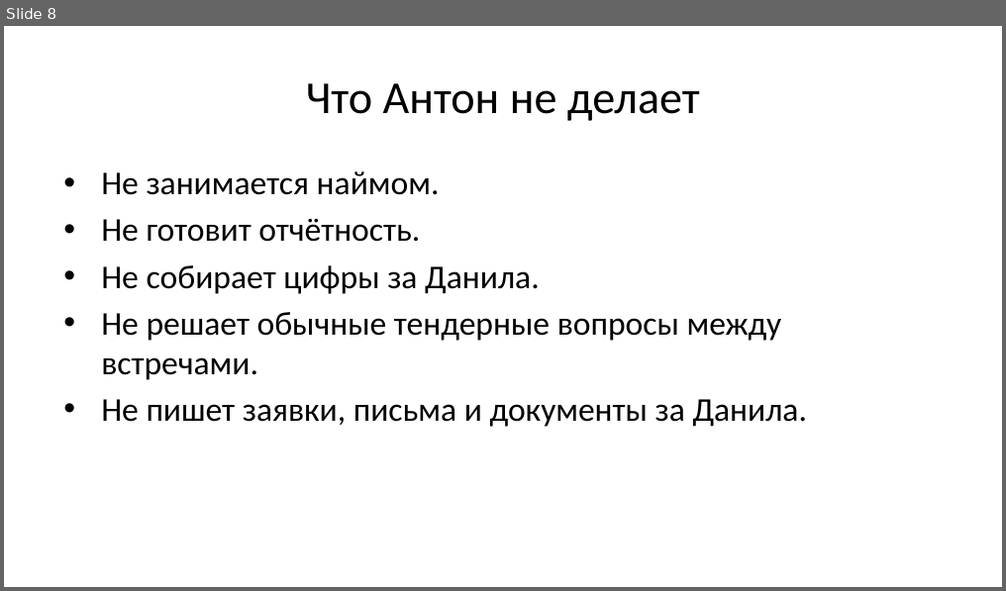
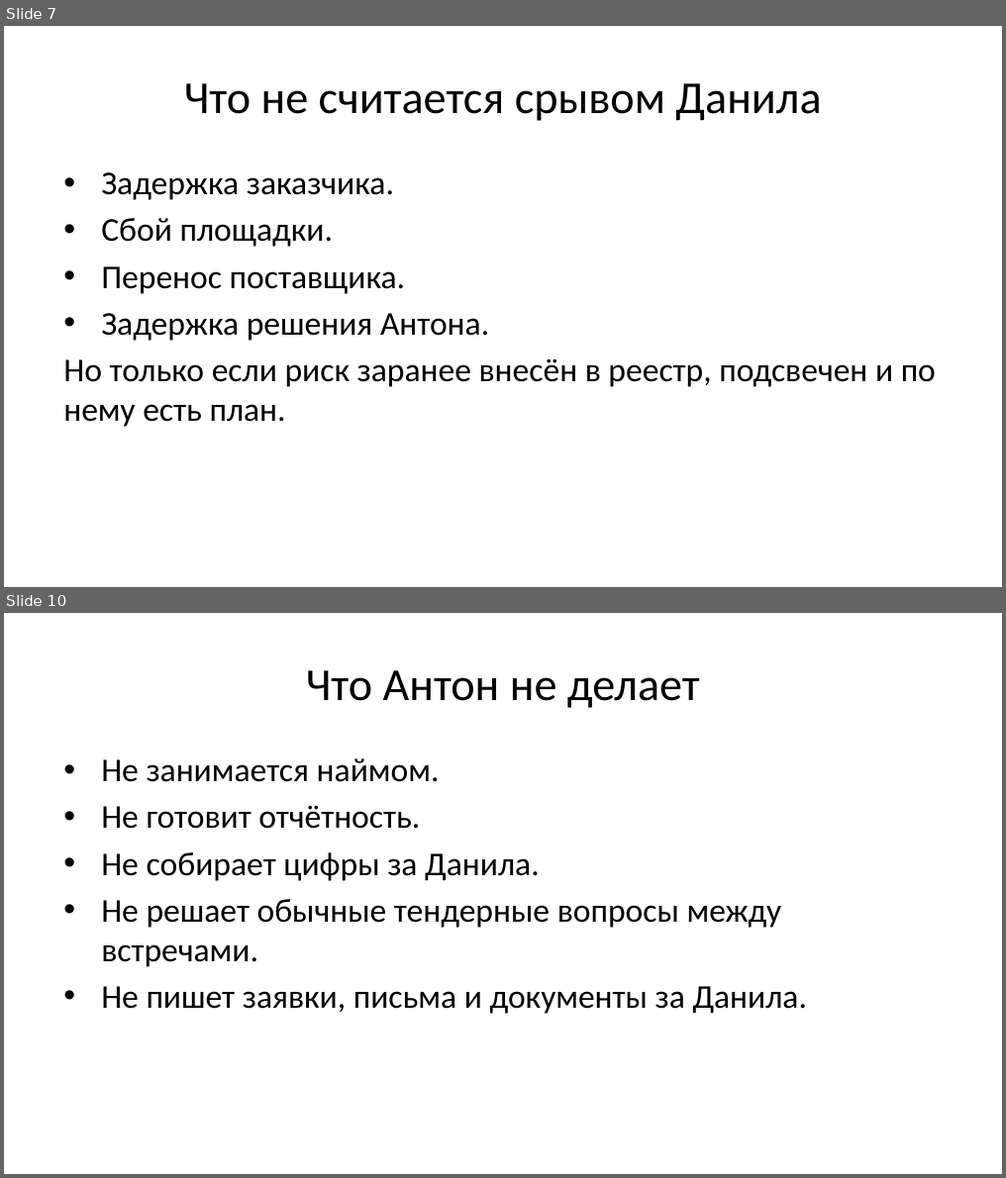
Before and after one commit to instrumentburg-sudo/danil-roadmap, a slide deck: artifacts/slides.pptx. Shown one above the other, each under a label of ours: slide 8 before the commit, slides 7 and 10 after it; the slides between them are not shown. The pictures are 1006x591 and 1006x1178 pixels, drawn with LibreOffice and Linux fonts; fonts in the diff are those of the drawing. Boxes give left, top, right and bottom in pixels: in the first picture for what was removed or moved away, otherwise in the second. Text is boxed around its words. In the diff, an @@ line names an element or a change of style, - is before the commit and + after.

```diff
--- a/artifacts/slides.pptx
+++ b/artifacts/slides.pptx
@@ slide 7 added at <box>4,26,1002,587</box>, background #FFFFFF @@
@@ title added at <box>184,83,821,121</box>, 33 pt, text #000000 @@
+Что не считается срывом Данила
@@ text added at <box>63,173,936,427</box>, 24 pt, text #000000 @@
+• Задержка заказчика.
+• Сбой площадки.
+• Перенос поставщика.
+• Задержка решения Антона.
+Но только если риск заранее внесён в реестр, подсвечен и по нему есть план.
@@ what was slide 8 is now slide 10 @@
```
Also in this commit, not shown: 7 slides changed, 4 other slides added, 3 slides removed, 9 other files.
